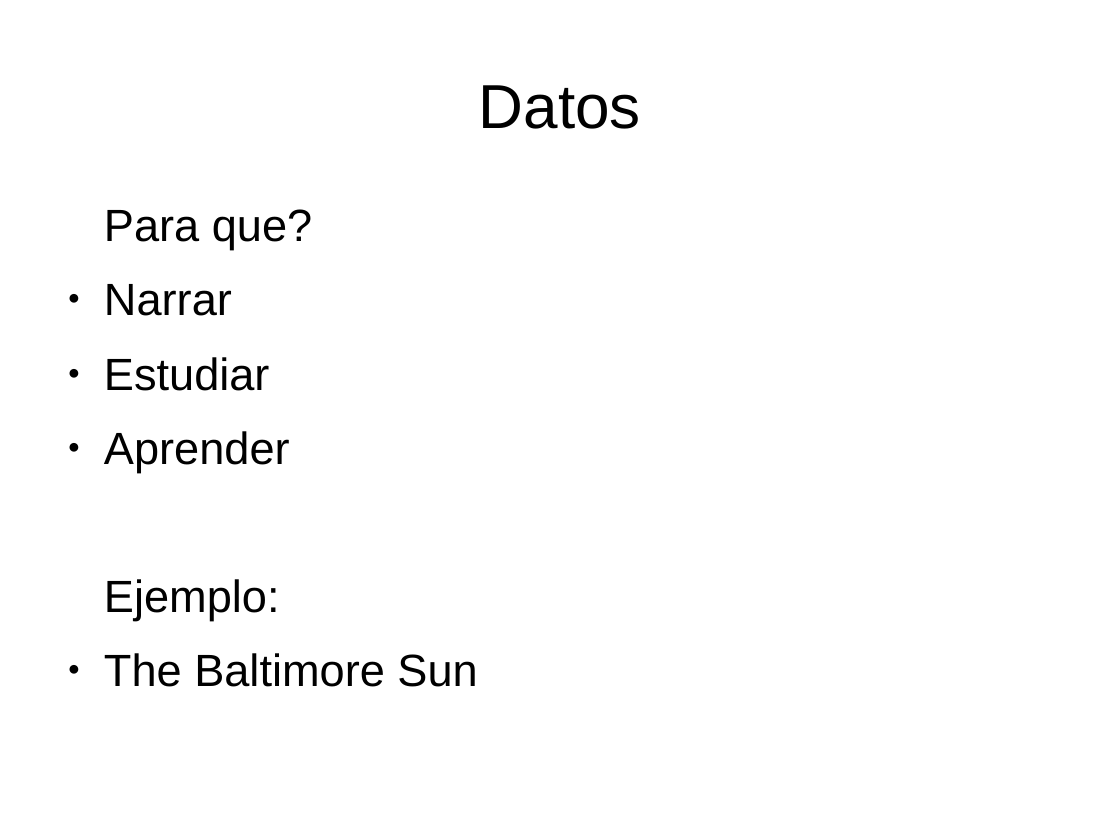
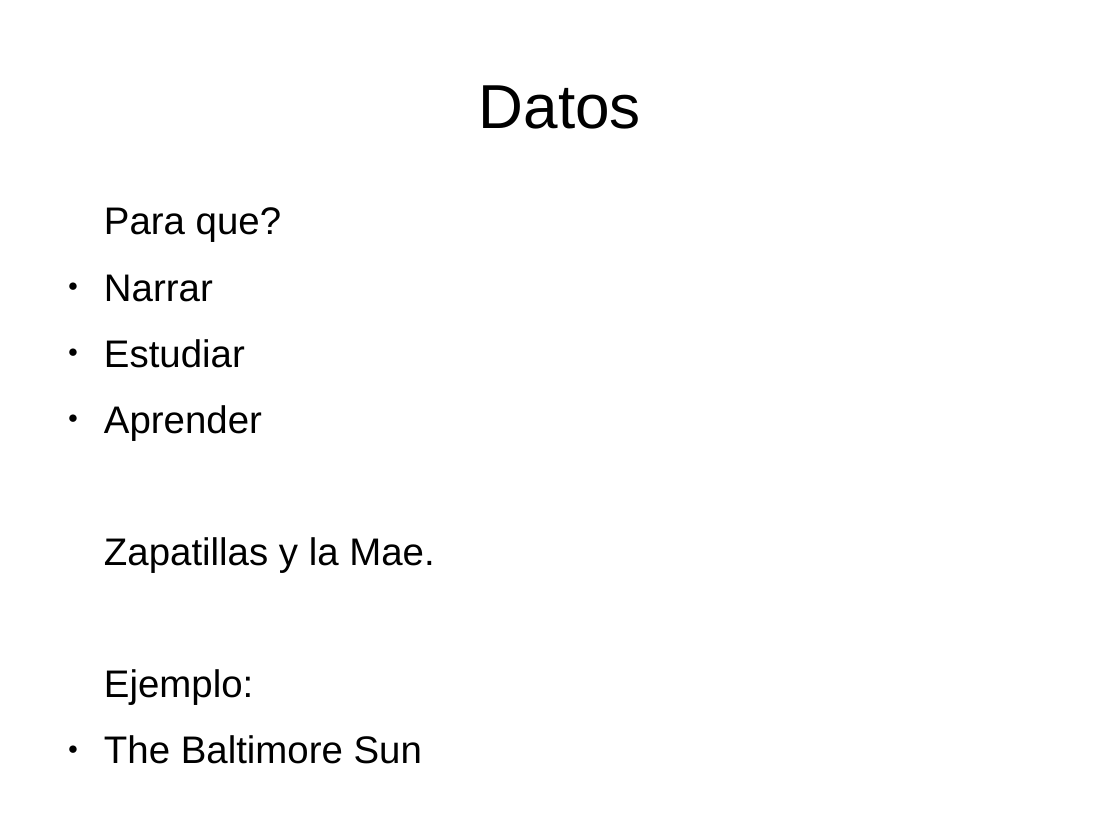
Before and after one commit to renatolrr/OpenDayOslRecycler2014, a slide deck: slide 9 of 2º_OpenDataDay_Granada_2014.odp. Drawn at 1120x840 pixels with LibreOffice and Linux fonts; fonts in the diff are those of the drawing. Boxes give left, top, right and bottom in pixels: in the first picture for what was removed or moved away, otherwise in the second. Text is boxed around its words. In the diff, an @@ line names an element or a change of style, - is before the commit and + after.

```diff
--- a/2º_OpenDataDay_Granada_2014.odp
+++ b/2º_OpenDataDay_Granada_2014.odp
@@ text at (104,207,422,764): size 32 to 27.2 pt in "Para que?", "Narrar", "Estudiar", "Aprender" and 2 more places @@
@@ text at (104,537,434,573): paragraph added @@
+Zapatillas y la Mae.
```
Also in this commit, not shown: 1 other slide changed, 2 other files.
